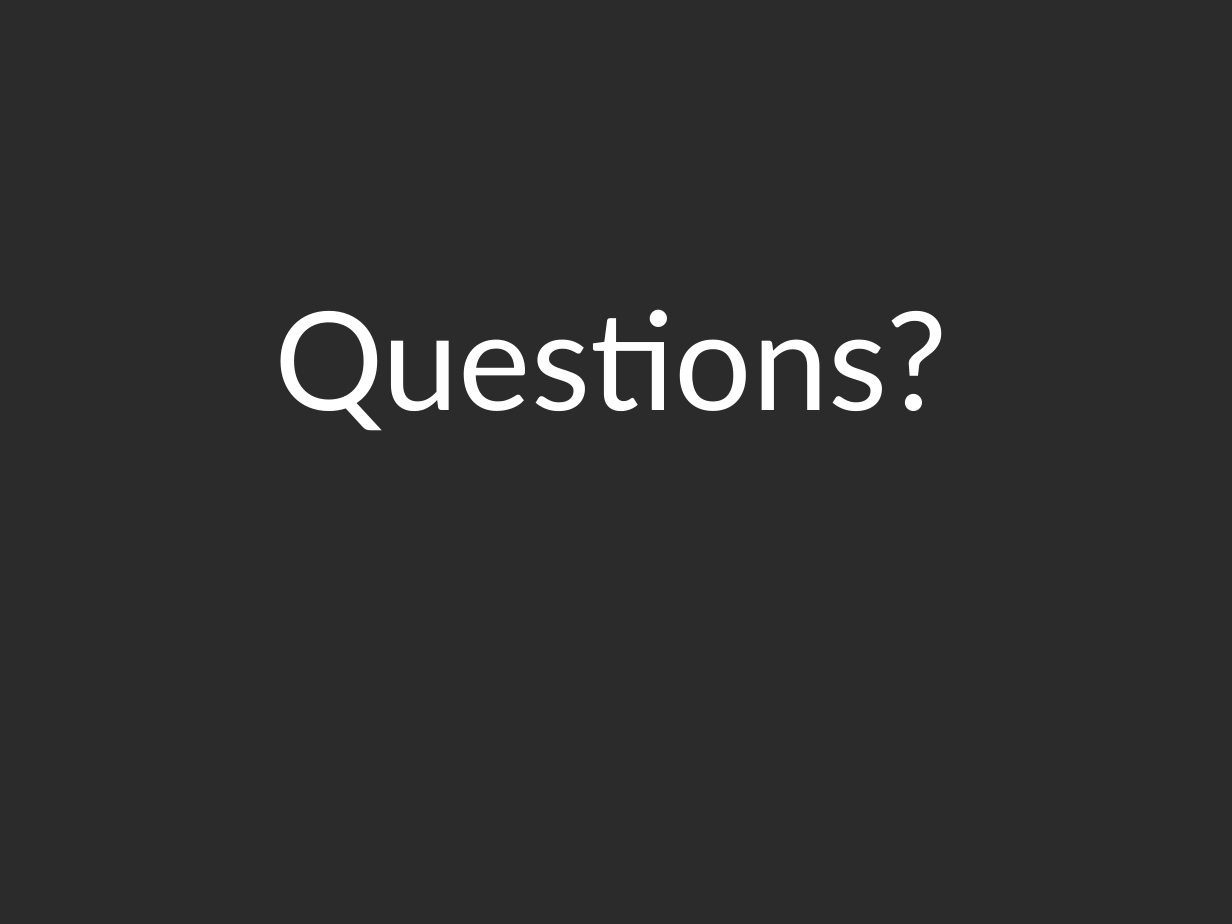
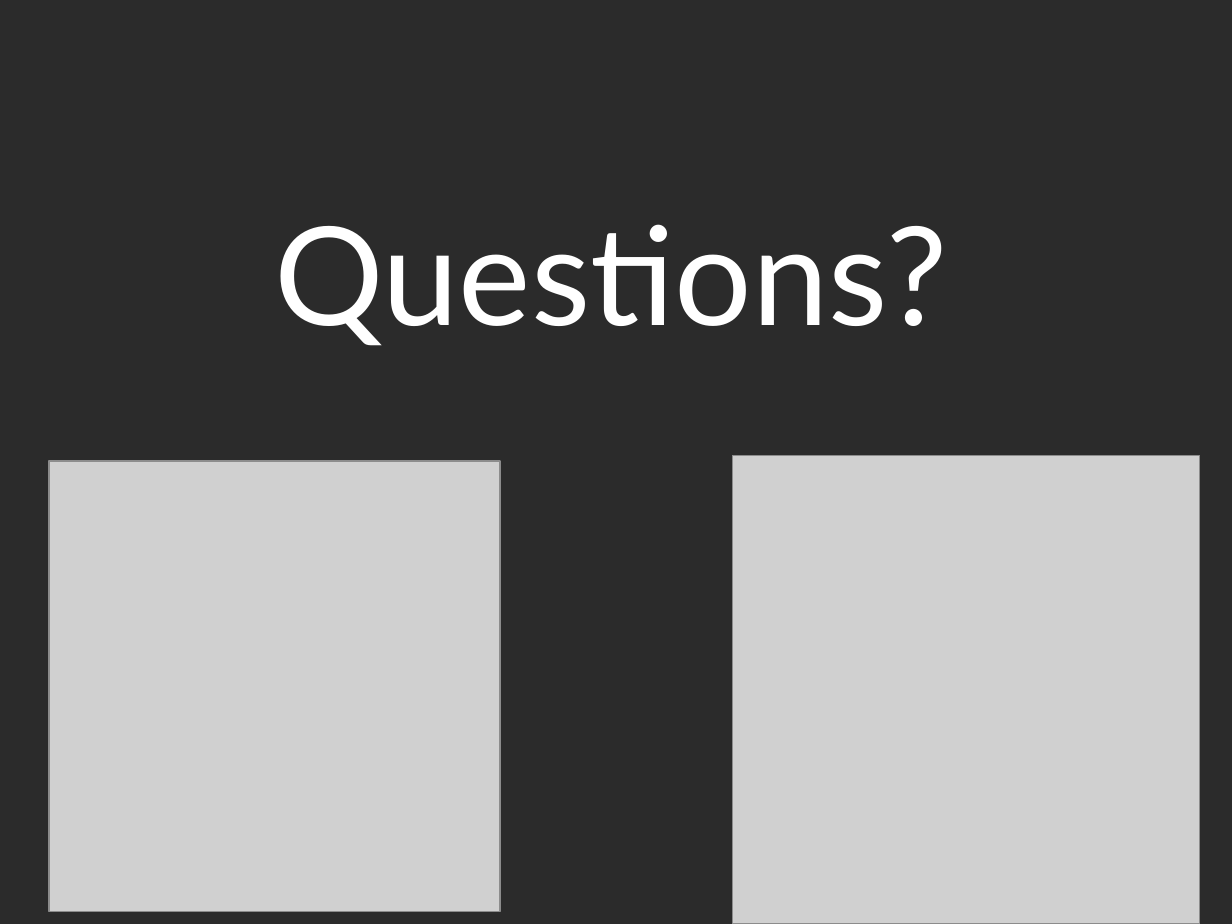
Before and after one commit to tjlagrow/Meme-Machine, a slide deck: slide 13 of Presentation/Project Presentation.pptx. Drawn at 1232x924 pixels with LibreOffice and Linux fonts; fonts in the diff are those of the drawing; grey boxes stand for pictures; background and template pictures are left out; a plain dark background stands for a picture behind light text. Boxes give left, top, right and bottom in pixels: in the first picture for what was removed or moved away, otherwise in the second. Text is boxed around its words. In the diff, an @@ line names an element or a change of style, - is before the commit and + after.

```diff
--- a/Presentation/Project Presentation.pptx
+++ b/Presentation/Project Presentation.pptx
@@ text "Questions?": place and size @@
-text "Questions?" at (274,309,948,431)
+text "Questions?" at (274,224,948,346)
@@ picture added at (49,461,500,912) @@
@@ picture added at (733,456,1200,924) @@
```
Also in this commit, not shown: 1 other slide changed, 1 slide added, 1 slide removed.
